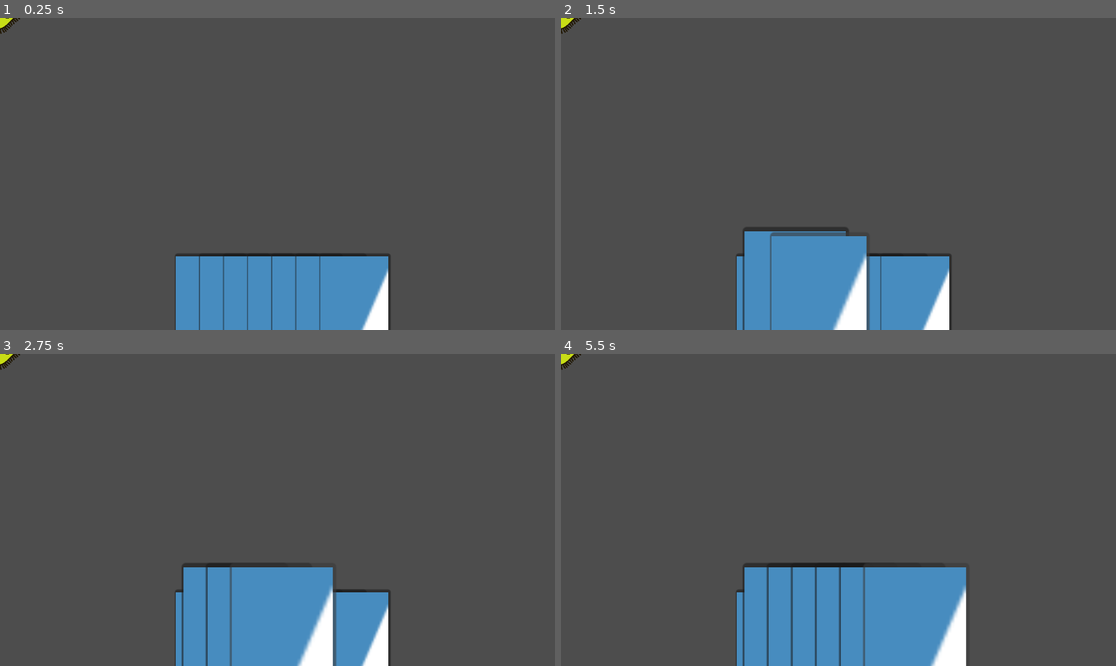
Above: before the commit, frames 1-4 (two rows, left to right).
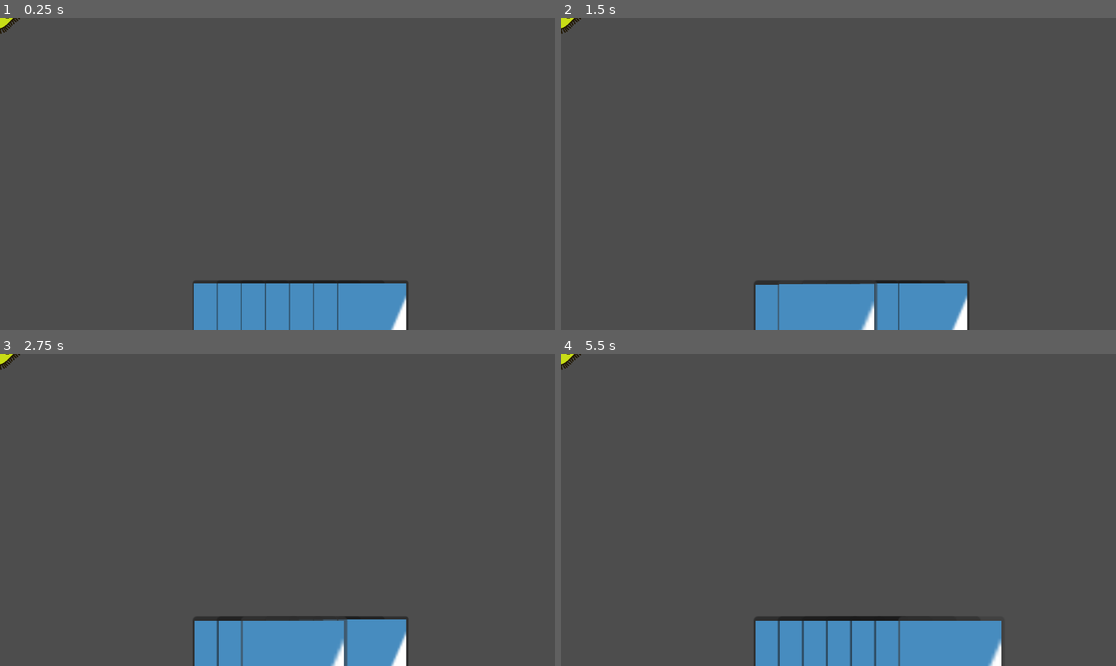
Above: after the commit, the same moments.

Repository: lowes2/immune_deckbuilder
Game: Godot game, scene res://battle.tscn
Same seed, same stepped clock (60 frames per second), same inputs: the game is played once before the commit and once after it. The engine's default icon, where the game draws it, is replaced by a stand-in: a white triangle on a blue panel in a dark square.
Inputs (mouse positions are in pixels of both pictures, inside the frame that each line leads up to):
- Up to frame 1 (0.25 s): no input
- Up to frame 2 (1.5 s): click (771, 308) at 0.52 s; click (794, 308) at 1.27 s
- Up to frame 3 (2.75 s): click (260, 644) at 2.02 s
- Up to frame 4 (5.5 s): click (844, 644) at 2.77 s; click (866, 644) at 3.52 s; click (894, 644) at 4.27 s; click (916, 644) at 5.02 s

The runs differ from the first frame. In frame 1, 5.7% of the frame differs, in the area x 31-74%, y 75-100%; in frame 2, 8.2%; in frame 3, 8.8%; in frame 4, 10%, in the area x 31-80%, y 66-100%.
Error after the commit: Trying to assign value of type 'Node2D' to a variable of type 'Node3D'. (res://card.gd:25)

Commit message:
updated project to 4.6 fr fr

Diff:
--- a/card.gd
+++ b/card.gd
@@ -7,7 +7,8 @@
 #all cells start deactivated, and take one turn to activate (?)
 #NK cells can start active bc they don't need an activation signal
 var active = false
-var battle: PackedScene
+var battle: Node3D
+#this may have to change to accomodate it being a control nodde
 
 
 #for hover
@@ -21,6 +22,7 @@
 var selected = false
 
 func _ready():
+	battle = get_parent()
 	pivot_offset = size / 2
 	saveScale = scale
 
--- a/card.tscn
+++ b/card.tscn
@@ -22,7 +22,7 @@
 "speed": 5.0
 }]
 
-[node name="card" type="Button"]
+[node name="card" type="Button" unique_id=1807505379]
 anchors_preset = 8
 anchor_left = 0.5
 anchor_top = 0.5
@@ -38,14 +38,14 @@
 script = ExtResource("1_kikvd")
 scaleCurve = SubResource("Curve_rjlel")
 
-[node name="sprite" type="AnimatedSprite2D" parent="."]
+[node name="sprite" type="AnimatedSprite2D" parent="." unique_id=1797913607]
 position = Vector2(36.5, 57.5)
 scale = Vector2(2.20313, 3.40625)
 sprite_frames = SubResource("SpriteFrames_e484p")
 
-[node name="player" type="AudioStreamPlayer2D" parent="."]
+[node name="player" type="AudioStreamPlayer2D" parent="." unique_id=1392369305]
 
-[node name="hoverTimer" type="Timer" parent="."]
+[node name="hoverTimer" type="Timer" parent="." unique_id=1254301373]
 wait_time = 0.4
 
 [connection signal="mouse_entered" from="." to="." method="_on_mouse_entered"]
--- a/project.godot
+++ b/project.godot
@@ -16,7 +16,7 @@
 
 config/name="immune_deckbuilder"
 run/main_scene="uid://bc6xjyhsdo73g"
-config/features=PackedStringArray("4.4", "Forward Plus")
+config/features=PackedStringArray("4.6", "Forward Plus")
 config/icon="res://icon.svg"
 
 [input]
Not shown: 1 places in card.tscn that only renumber resources
